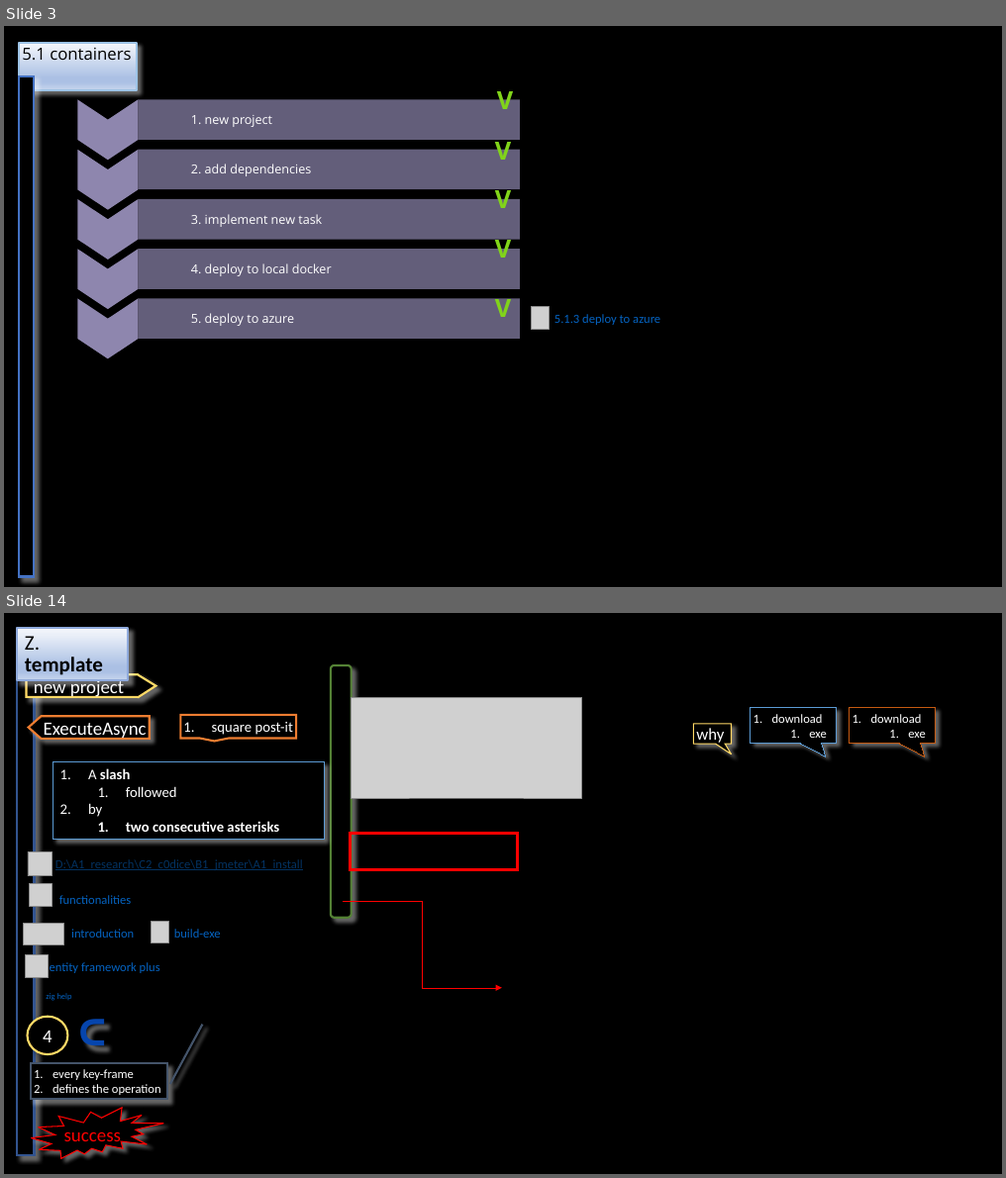
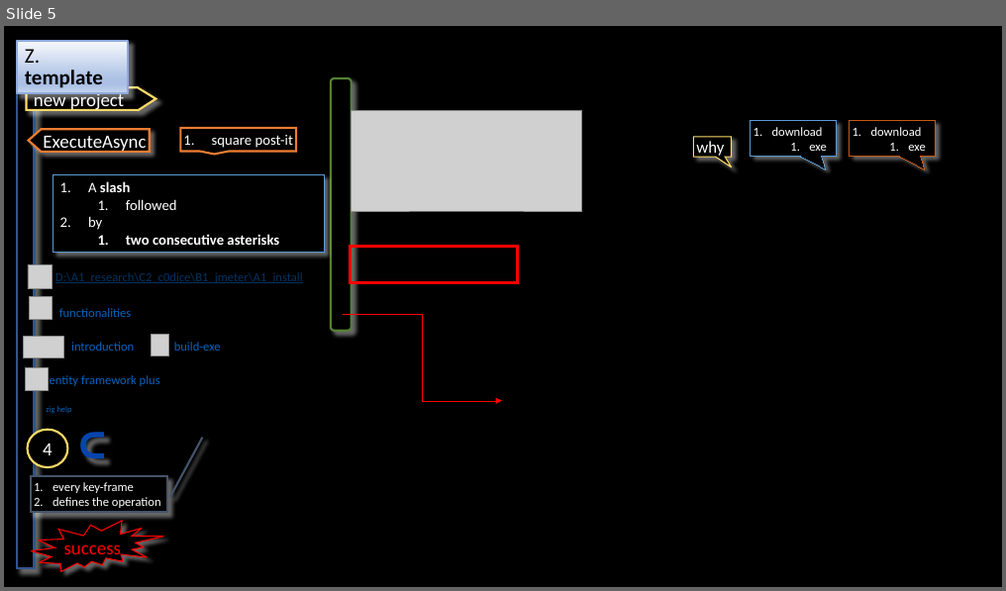
Before and after one commit to 1010836/portfolio, a slide deck: foundry/foundry.odp. Shown one above the other, each under a label of ours: slides 3 and 14 before the commit, slide 5 after it; the slides between them are not shown. The pictures are 1006x1178 and 1006x591 pixels, drawn with LibreOffice and Linux fonts; fonts in the diff are those of the drawing; grey boxes stand for pictures; background and template pictures are left out. Boxes give left, top, right and bottom in pixels: in the first picture for what was removed or moved away, otherwise in the second. Text is boxed around its words. In the diff, an @@ line names an element or a change of style, - is before the commit and + after.

```diff
--- a/foundry/foundry.odp
+++ b/foundry/foundry.odp
@@ slide 3 removed at (4, 26, 1002, 587), background #000000 @@
@@ title removed at (19, 43, 137, 66) @@
-5.1 containers
@@ rectangle removed at (19, 76, 34, 577) @@
@@ freeform shape removed at (77, 99, 138, 160) @@
@@ rounded rectangle removed at (138, 99, 520, 140) @@
-1. new project
@@ text removed at (497, 86, 513, 116) @@
-V
@@ text removed at (495, 140, 511, 160) @@
-V
@@ freeform shape removed at (77, 150, 138, 210) @@
@@ rounded rectangle removed at (138, 150, 520, 190) @@
-2. add dependencies
@@ freeform shape removed at (77, 199, 138, 261) @@
@@ rounded rectangle removed at (138, 199, 520, 240) @@
-3. implement new task
@@ text removed at (495, 189, 511, 208) @@
-V
@@ freeform shape removed at (77, 249, 138, 310) @@
@@ rounded rectangle removed at (138, 249, 520, 289) @@
-4. deploy to local docker
@@ text removed at (495, 239, 511, 258) @@
-V
@@ freeform shape removed at (77, 298, 138, 360) @@
@@ rounded rectangle removed at (138, 298, 520, 339) @@
-5. deploy to azure
@@ text removed at (495, 293, 511, 317) @@
-V
@@ picture removed at (532, 307, 549, 329) @@
@@ text removed at (554, 314, 660, 325) @@
-5.1.3 deploy to azure
@@ what was slide 14 is now slide 5 @@
```
Also in this commit, not shown: 3 slides changed, 1 slide added, 9 other slides removed, 1 other file.
